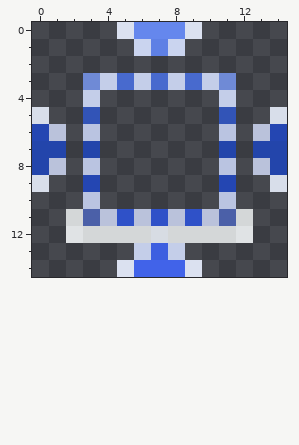
Pixel-art sprite -- assets/bsicons/constraint.png. Above is the file before it was changed.
The file is 15x15 pixels. Colours within 5 levels of each other are drawn and written as one.
The same view after the edit:
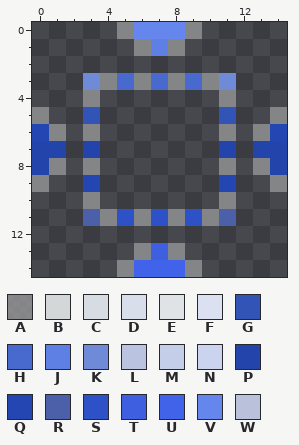
Palette (. is transparent): A #a0a0a0ba  B #d4d7d8  C #d7dce3  D #d8deea  E #e0e3e5  F #dbe1f0  G #3254b7  H #486ace  J #5e80e5  K #6f8ad6  L #bac4e1  M #c4cee9  N #cad4ef  P #2345ab  Q #2446b2  R #4b60a8  S #2f51c8  T #3d5fe0  U #4163e9  V #6587ed  W #bac2db
Commit: fix jagged constraint icon
Diff:
@@ x 0..14 @@
- 0 .....FVVVF.....
- 1 ......NJN......
+ 0 .....AVVVA.....
+ 1 ......AJA......
  2 ...............
- 3 ...KMHMHMHMK...
- 4 ...M.......M...
- 5 D..G.......G..D
- 6 QW.L.......L.WQ
+ 3 ...KAHAHAHAK...
+ 4 ...A.......A...
+ 5 A..G.......G..A
+ 6 QA.A.......A.AQ
  7 PP.P.......P.PP
- 8 PW.L.......L.WP
- 9 D..Q.......Q..D
-10 ...L.......L...
-11 ..BRWSWSWSWRB..
-12 ..EBBBBCBBBBE..
-13 ......MTM......
-14 .....FUUUF.....
+ 8 PA.A.......A.AP
+ 9 A..Q.......Q..A
+10 ...A.......A...
+11 ...RASASASAR...
+12 ...............
+13 ......ATA......
+14 .....AUUUA.....
Boxes around the changes in both pictures, in picture pixels (x1, y1, x2, y2):
changed: (32, 22, 287, 277)
